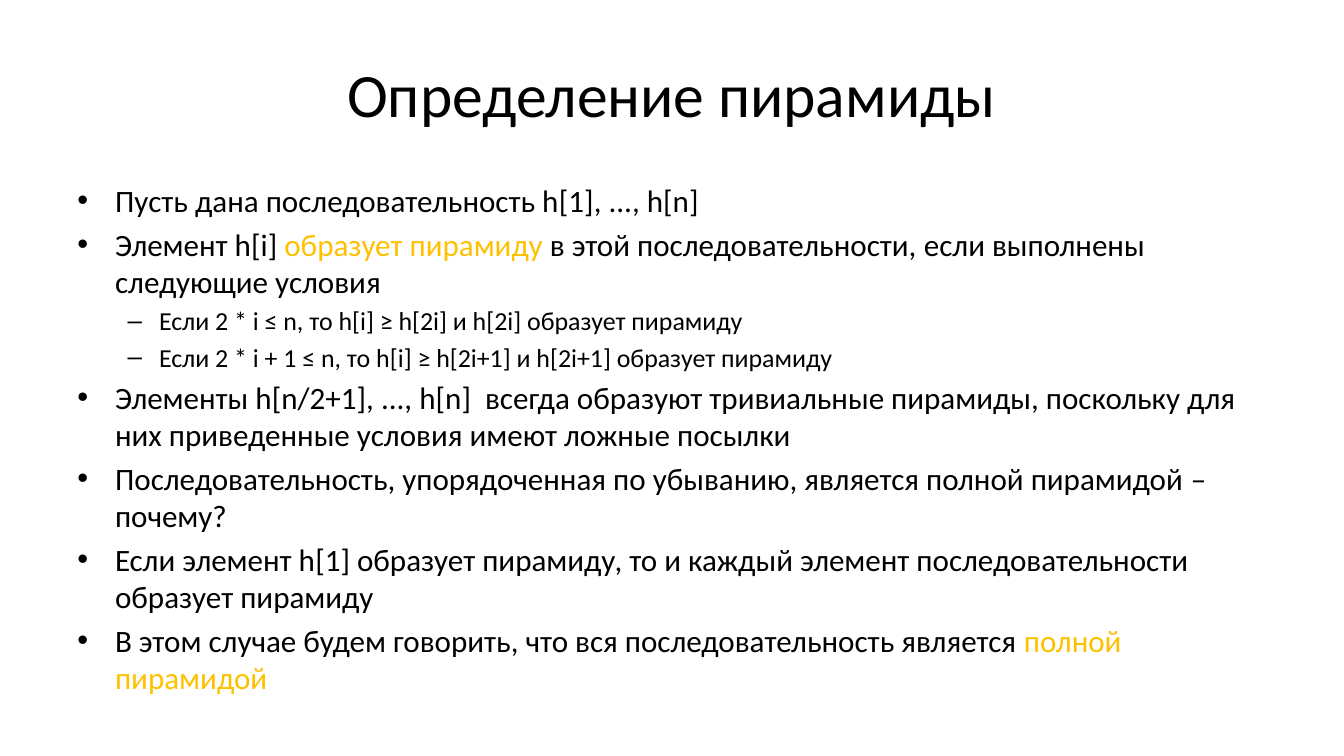
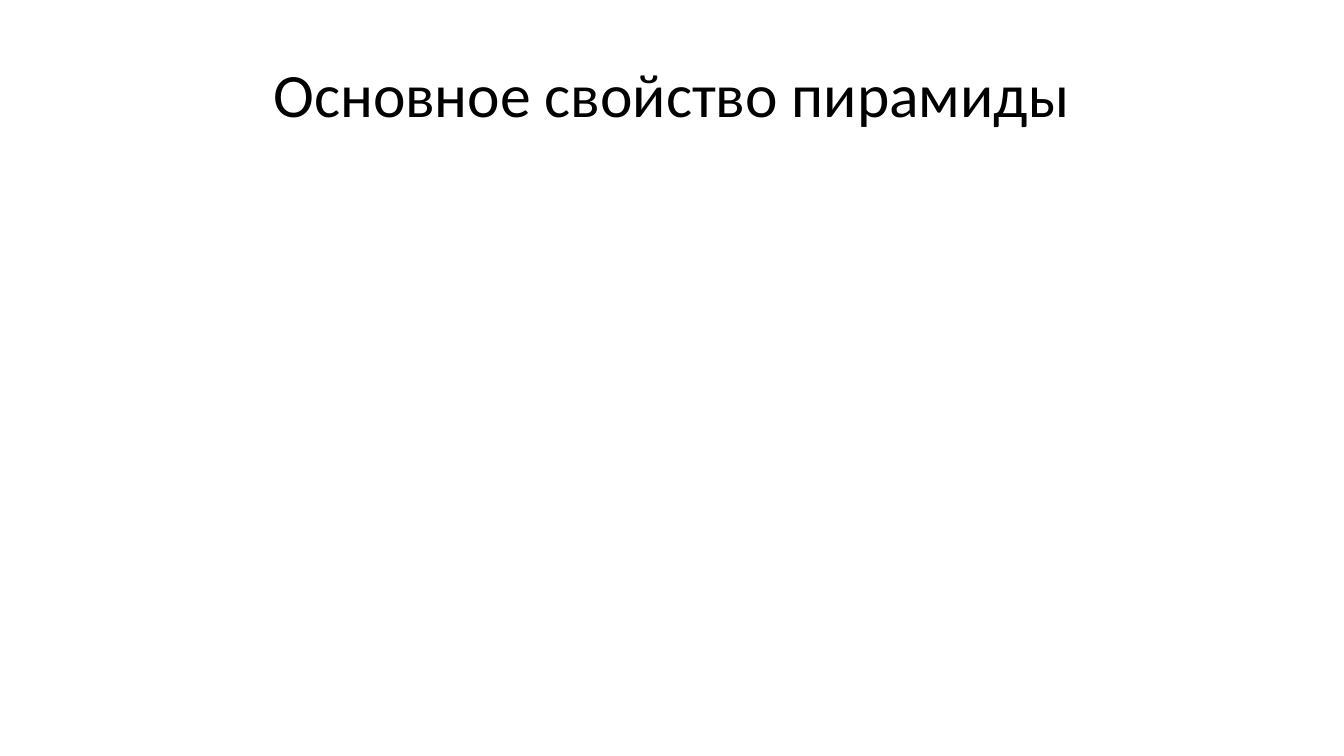
Before and after one commit to Evgueni-Petrov-aka-espetrov/Algorithms-and-Programming-in-C-pptx, a slide deck: slide 58 of 13 Сортировка.pptx (slide 16 before the commit). Drawn at 1344x756 pixels with LibreOffice and Linux fonts; fonts in the diff are those of the drawing. Boxes give left, top, right and bottom in pixels: in the first picture for what was removed or moved away, otherwise in the second. Text is boxed around its words. In the diff, an @@ line names an element or a change of style, - is before the commit and + after.

```diff
--- a/13 Сортировка.pptx
+++ b/13 Сортировка.pptx
@@ title at [273, 75, 1069, 127]: text changed @@
-Определение пирамиды
+Основное свойство пирамиды
@@ text removed at [115, 189, 1235, 694] @@
-• Пусть дана последовательность h[1], ..., h[n]
-• Элемент h[i] образует пирамиду в этой последовательности, если выполнены следующие условия
-  – Если 2 * i ≤ n, то h[i] ≥ h[2i] и h[2i] образует пирамиду
-  – Если 2 * i + 1 ≤ n, то h[i] ≥ h[2i+1] и h[2i+1] образует пирамиду
-• Элементы h[n/2+1], ..., h[n] всегда образуют тривиальные пирамиды, поскольку для них приведенные условия имеют ложные посылки
-• Последовательность, упорядоченная по убыванию, является полной пирамидой – почему?
-• Если элемент h[1] образует пирамиду, то и каждый элемент последовательности образует пирамиду
-• В этом случае будем говорить, что вся последовательность является полной пирамидой
```
Also in this commit, not shown: 15 other slides changed, 104 slides added, 9 slides removed.
